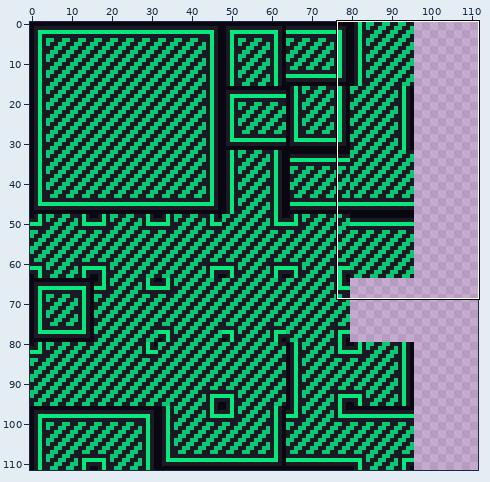
One commit to this sprite sheet: res/Block_A.png. The picture above shows the old version from afar; the outline marks the close-up.
Close-up. First the earlier version:
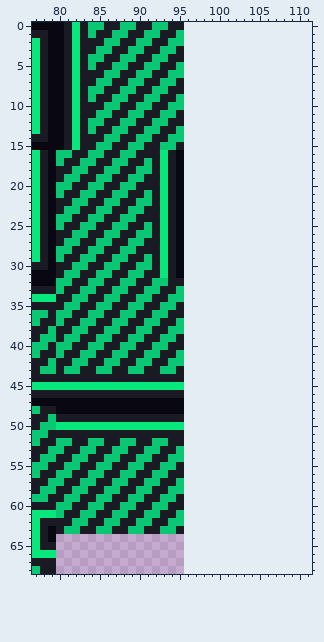
The file is 96x112 pixels. Shown: x 77..111, y 0..68. The old version is drawn lined up with the new one, on the new canvas.
The result:
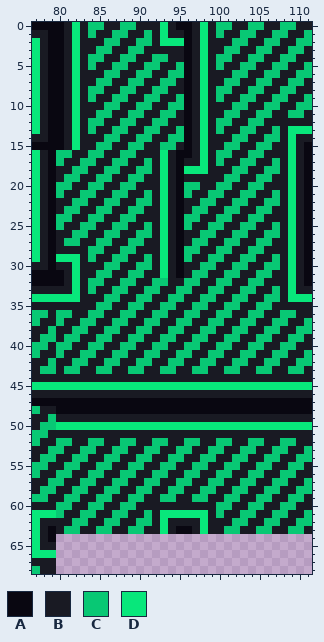
Palette (. is transparent): A #090711  B #191a23  C #08c874  D #08e77b
From old to new:
canvas 96x112 -> 112x112
Changed rows in their new state; - is an unchanged pixel.
first column x 80:
 0 ------------BD-AABDBCCBBCCBBCCBB
 1 ------------BD-BABDBCBBCCBBCCBBC
 2 -------------DDDABDBBBCCBBCCBBCC
 3 -------------BB-ABDBBCCBBCCBBCCB
 4 ----------------ABDBCCBBCCBBCCBB
 5 ----------------ABDBCBBCCBBCCBBC
 6 ----------------ABDBBBCCBBCCBBCC
 7 ----------------ABDBBCCBBCCBBCCB
 8 ----------------ABDBCCBBCCBBCCBB
 9 ----------------ABDBCBBCCBBCCBBC
10 ----------------ABDBBBCCBBCCBBCC
11 ----------------ABDBBCCBBCCBBCCB
12 ----------------ABDBCCBBCCBBBBBB
13 ----------------ABDBCBBCCBBCBDDD
14 ----------------ABDBBBCCBBCCBDBB
15 ----------------ABDBBCCBBCCBBDBA
16 ----------------ABDBCCBBCCBBBDBA
17 ----------------BBDBCBBCCBBCBDBA
18 ----------------DDDBBBCCBBCCBDBA
19 ----------------BBBBBCCBBCCBBDBA
20 ----------------CCBBCCBBCCBBBDBA
21 ----------------CBBCCBBCCBBCBDBA
22 ----------------BBCCBBCCBBCCBDBA
23 ----------------BCCBBCCBBCCBBDBA
24 ----------------CCBBCCBBCCBBBDBA
25 ----------------CBBCCBBCCBBCBDBA
26 ----------------BBCCBBCCBBCCBDBA
27 ----------------BCCBBCCBBCCBBDBA
28 BB--------------CCBBCCBBCCBBBDBA
29 DDDB------------CBBCCBBCCBBCBDBA
30 --DB------------BBCCBBCCBBCCBDBA
31 ABD-------------BCCBBCCBBCCBBDBA
32 ABD-------------CCBBCCBBCCBBBDBA
33 B-DB------------CBBCCBBCCBBCBDBB
34 DDDB------------BBCCBBCCBBCCBDDD
35 -BB-------------BCCBBCCBBCCBBBBB
36 ----------------CCBBCCBBCCBBCCBB
37 ----------------CBBCCBBCCBBCCBBC
38 ----------------BBCCBBCCBBCCBBCC
39 ----------------BCCBBCCBBCCBBCCB
40 ----------------CCBBCCBBCCBBCCBB
41 ----------------CBBCCBBCCBBCCBBC
42 ----------------BBCCBBCCBBCCBBCC
43 ----------------BCCBBCCBBCCBBCCB
44 ----------------BBBBBBBBBBBBBBBB
45 ----------------DDDDDDDDDDDDDDDD
46 ----------------BBBBBBBBBBBBBBBB
47 ----------------AAAAAAAAAAAAAAAA
48 ----------------AAAAAAAAAAAAAAAA
49 ----------------BBBBBBBBBBBBBBBB
50 ----------------DDDDDDDDDDDDDDDD
51 ----------------BBBBBBBBBBBBBBBB
52 ----------------CCBBCCBBCCBBCCBB
53 ----------------CBBCCBBCCBBCCBBC
54 ----------------BBCCBBCCBBCCBBCC
55 ----------------BCCBBCCBBCCBBCCB
56 ----------------CCBBCCBBCCBBCCBB
57 ----------------CBBCCBBCCBBCCBBC
58 ----------------BBCCBBCCBBCCBBCC
59 ----------------BCCBBCCBBCCBBCCB
60 ------------BB--BBBBCCBBCCBBCCBB
61 ------------BDDDDDDBCBBCCBBCCBBC
62 -------------DBBBBDBBBCCBBCCBBCC
63 -------------DBAABDBBCCBBCCBBCCB
Changed places in both close-ups, as pixel boxes (x1, y1, x2, y2):
changed: (152, 22, 312, 534)
changed: (56, 246, 88, 310)
